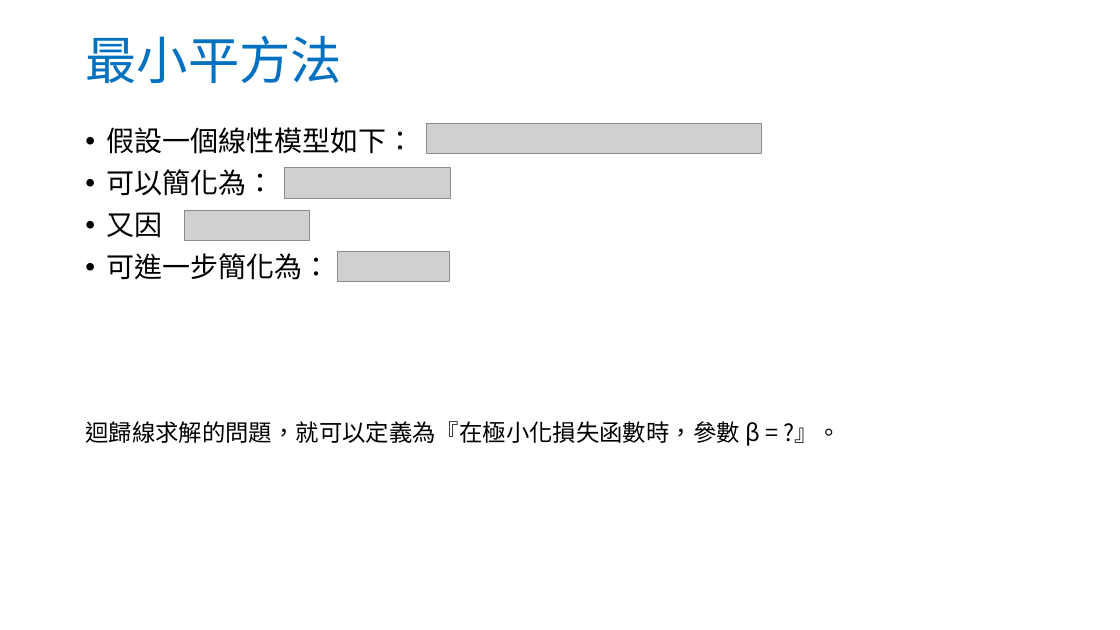
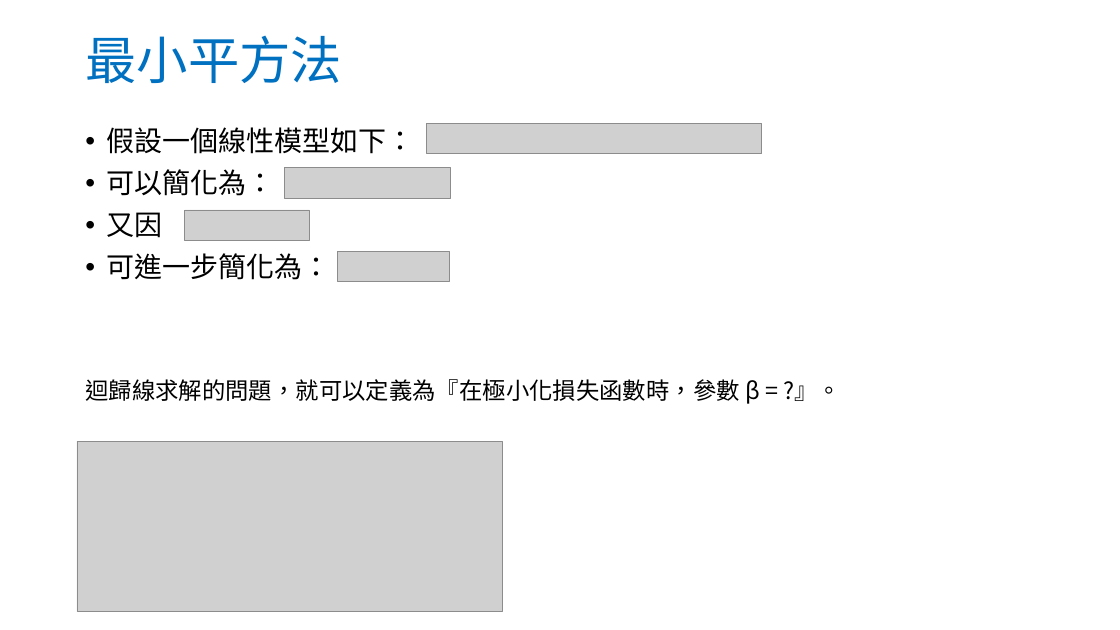
Before and after one commit to andy6804tw/andy6804tw.github.io, a slide deck: slide 2 of _posts/ithome/2021/線性回歸/Linear Regression.pptx. Drawn at 1120x630 pixels with LibreOffice and Linux fonts; fonts in the diff are those of the drawing; grey boxes stand for pictures. Boxes give left, top, right and bottom in pixels: in the first picture for what was removed or moved away, otherwise in the second. Text is boxed around its words. In the diff, an @@ line names an element or a change of style, - is before the commit and + after.

```diff
--- a/_posts/ithome/2021/線性回歸/Linear Regression.pptx
+++ b/_posts/ithome/2021/線性回歸/Linear Regression.pptx
@@ text "假設一個線性模型如下：" rewrapped from (85,127,841,446) to (85,127,841,404) @@
@@ picture added at (77,441,502,612) @@
```
Also in this commit, not shown: 3 other files.
